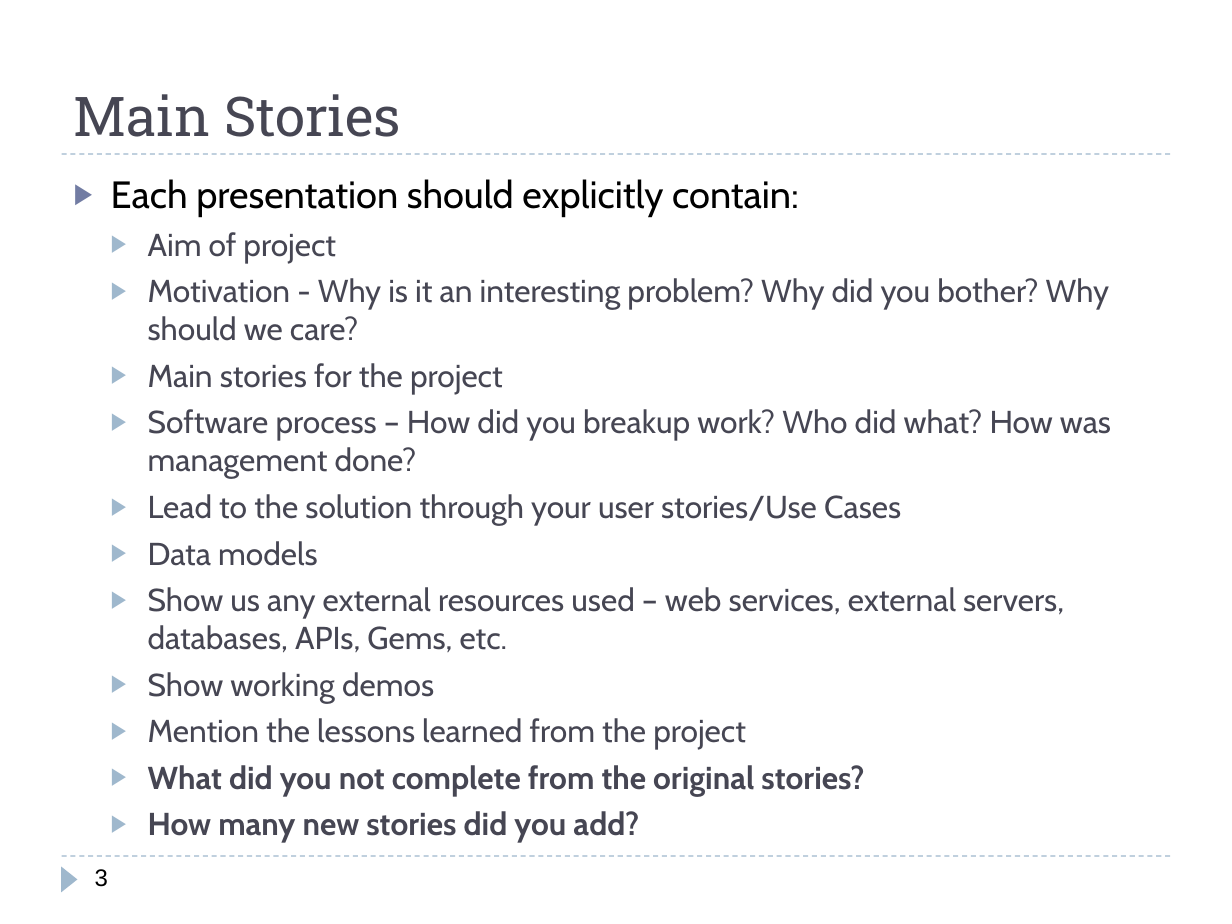
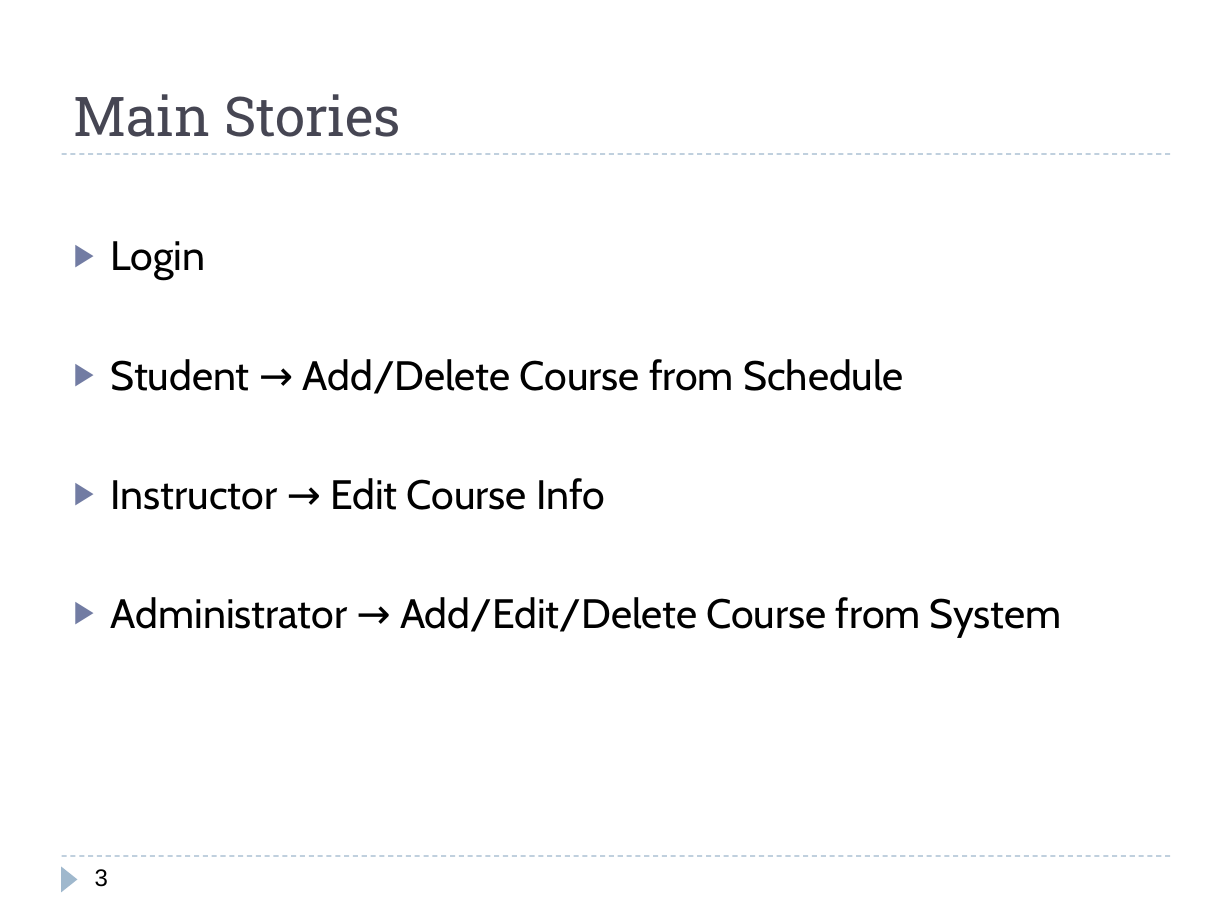
Before and after one commit to Polo08816/AdWebDevProjectRepo, a slide deck: slide 3 of Documents/Presentation.pptx. Drawn at 1232x924 pixels with LibreOffice and Linux fonts; fonts in the diff are those of the drawing. Boxes give left, top, right and bottom in pixels: in the first picture for what was removed or moved away, otherwise in the second. Text is boxed around its words. In the diff, an @@ line names an element or a change of style, - is before the commit and + after.

```diff
--- a/Documents/Presentation.pptx
+++ b/Documents/Presentation.pptx
@@ text at [111,241,1062,638]: text changed; size 18.5 to 24 pt; text colour #464653 to #000000 @@
-▶ Each presentation should explicitly contain:
-  ▶ Aim of project
-  ▶ Motivation - Why is it an interesting problem? Why did you bother? Why should we care?
-  ▶ Main stories for the project
-  ▶ Software process – How did you breakup work? Who did what? How was management done?
-  ▶ Lead to the solution through your user stories/Use Cases
-  ▶ Data models
-  ▶ Show us any external resources used – web services, external servers, databases, APIs, Gems, etc.
-  ▶ Show working demos
-  ▶ Mention the lessons learned from the project
-  ▶ What did you not complete from the original stories?
-  ▶ How many new stories did you add?
+▶ Login
+▶ Student → Add/Delete Course from Schedule
+▶ Instructor → Edit Course Info
+▶ Administrator → Add/Edit/Delete Course from System
```
Also in this commit, not shown: 3 other slides changed, 1 slide added.
